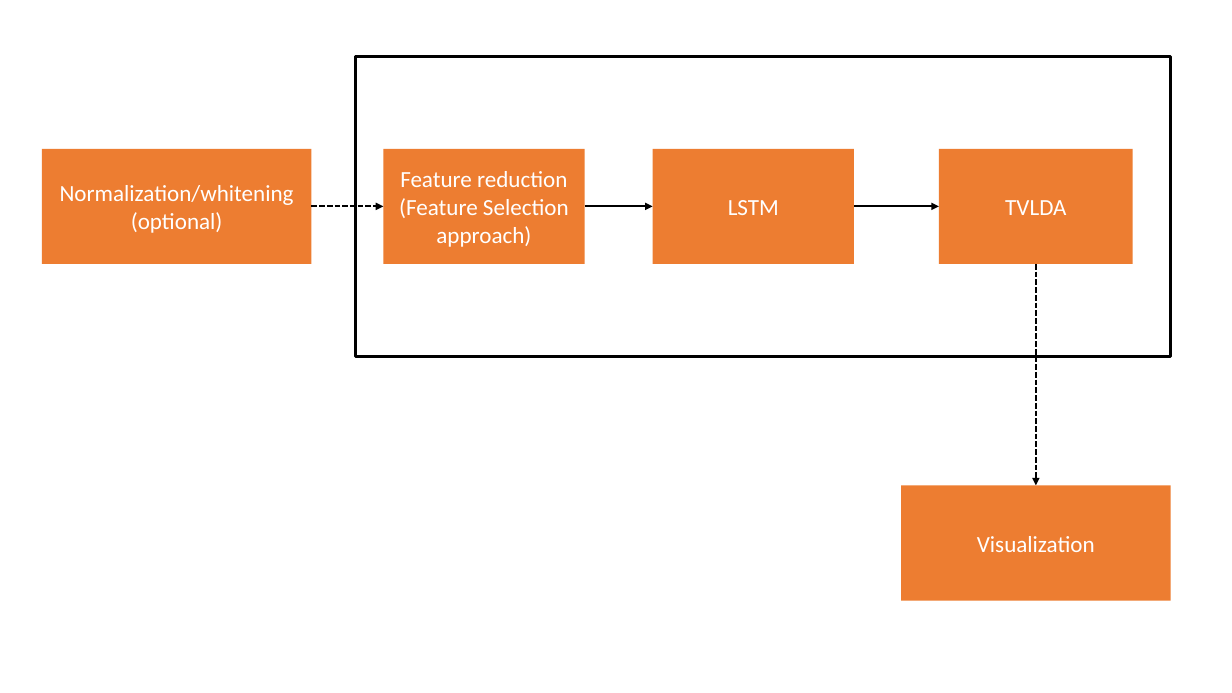
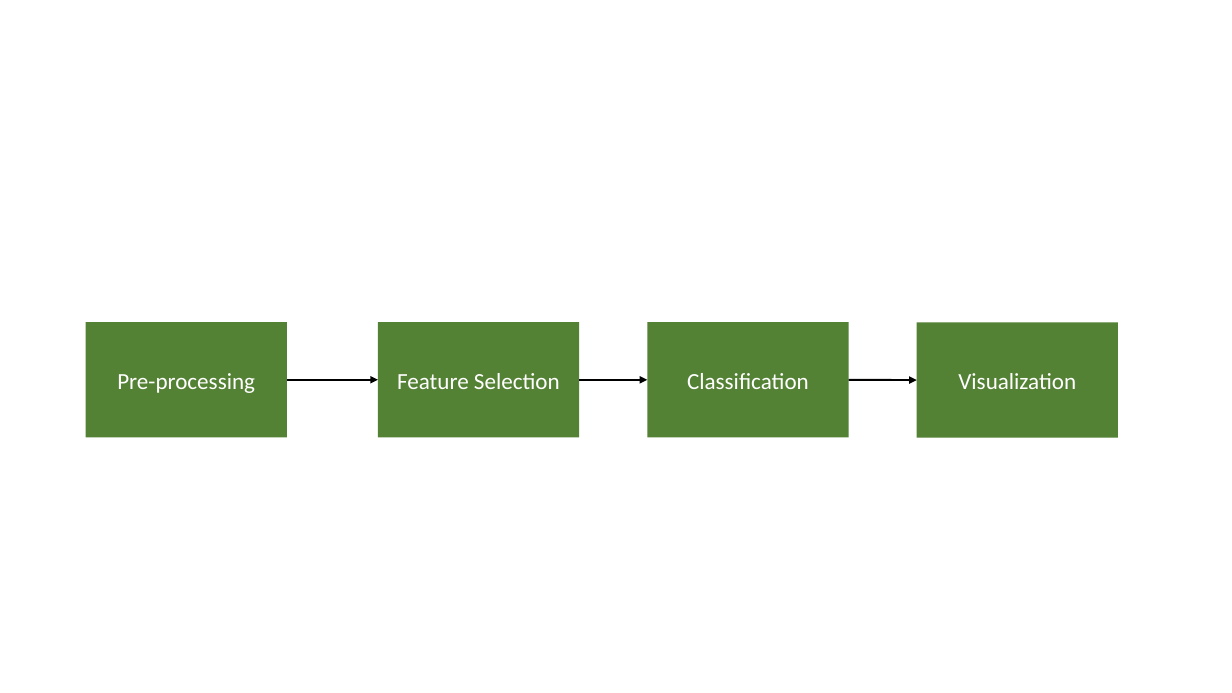
Before and after one commit to Akuhana/ecog_hand_pose_estimation, a slide deck: slide 1 of model.pptx. Drawn at 1232x693 pixels with LibreOffice and Linux fonts; fonts in the diff are those of the drawing. Boxes give left, top, right and bottom in pixels: in the first picture for what was removed or moved away, otherwise in the second. Text is boxed around its words. In the diff, an @@ line names an element or a change of style, - is before the commit and + after.

```diff
--- a/model.pptx
+++ b/model.pptx
@@ rectangle removed at (355,56,1170,357) @@
@@ rectangle removed at (42,149,311,264) @@
-Normalization/whitening
-(optional)
@@ rectangle removed at (653,149,854,264) @@
-LSTM
@@ rectangle removed at (939,149,1133,264) @@
-TVLDA
@@ arrow removed from (854, 206) to (939, 206) @@
@@ arrow removed from (1036, 264) to (1036, 485) @@
@@ rectangle added at (86,323,287,438), fill #548235, 18 pt, text #FFFFFF @@
+Pre-processing
@@ rectangle "Feature Selection": place and size @@
-rectangle "Feature Selection" at (384,149,585,264)
+rectangle "Feature Selection" at (378,323,579,438)
@@ rectangle "Feature Selection" at (378,323,579,438): fill #ED7D31 to #548235 @@
@@ rectangle added at (648,323,849,438), fill #548235, 18 pt, text #FFFFFF @@
+Classification
@@ rectangle "Visualization" at (917,323,1118,438): fill #ED7D31 to #548235 @@
@@ rectangle "Visualization": place and size @@
-rectangle "Visualization" at (901,485,1171,601)
+rectangle "Visualization" at (917,323,1118,438)
@@ arrow moved from (311, 206) - (384, 206) to (287, 380) - (378, 380) @@
@@ arrow (287, 380) - (378, 380): stroke #000000 1.5 pt dashed to #000000 1.5 pt @@
@@ text in rectangle at (397,373,560,389): text changed @@
-Feature reduction
-(Feature Selection approach)
+Feature Selection
@@ arrow moved from (585, 206) - (653, 206) to (579, 380) - (648, 380) @@
@@ arrow added from (849, 380) to (917, 380), #000000 1.5 pt @@
```
Also in this commit, not shown: 10 other files.
